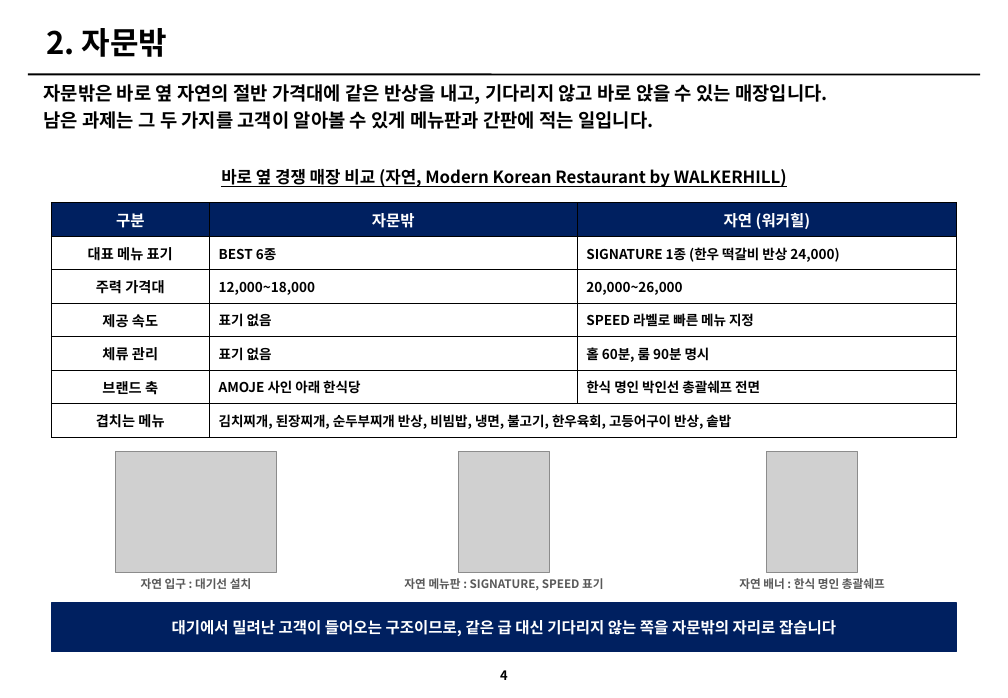
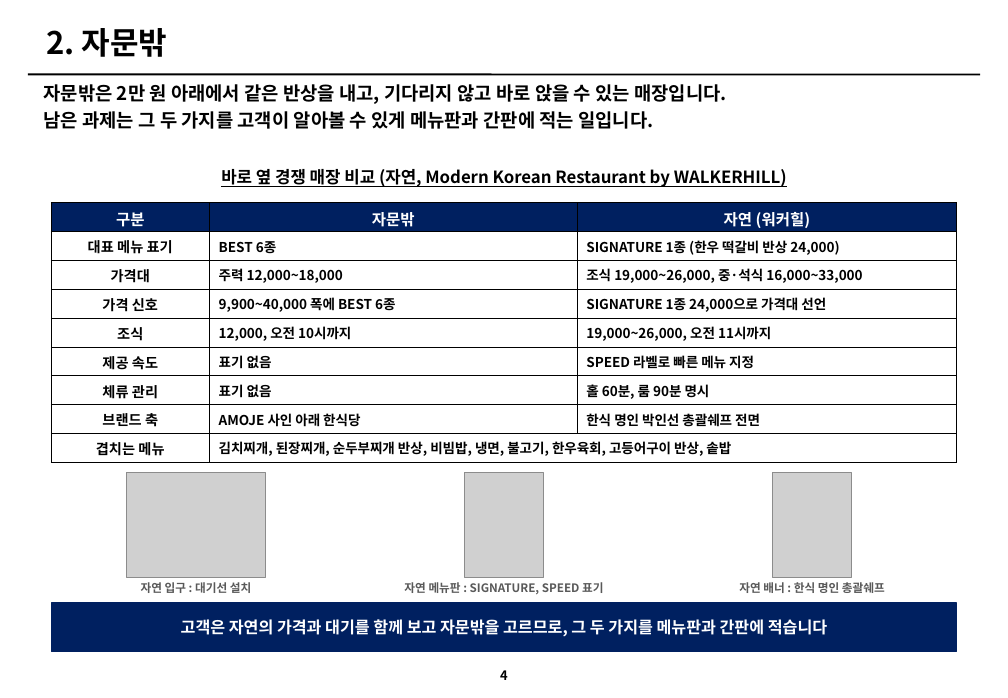
Before and after one commit to grandnim-wq/Claude, a slide deck: slide 4 of 아모제_3개브랜드_개선전략_v3.pptx. Drawn at 1008x698 pixels with LibreOffice and Linux fonts; fonts in the diff are those of the drawing; grey boxes stand for pictures. Boxes give left, top, right and bottom in pixels: in the first picture for what was removed or moved away, otherwise in the second. Text is boxed around its words. In the diff, an @@ line names an element or a change of style, - is before the commit and + after.

```diff
--- a/아모제_3개브랜드_개선전략_v3.pptx
+++ b/아모제_3개브랜드_개선전략_v3.pptx
@@ text at [44,84,726,104]: text changed @@
-자문밖은 바로 옆 자연의 절반 가격대에 같은 반상을 내고, 기다리지 않고 바로 앉을 수 있는 매장입니다.
+자문밖은 2만 원 아래에서 같은 반상을 내고, 기다리지 않고 바로 앉을 수 있는 매장입니다.
@@ table at [51,203,957,463] @@
-row 3: 주력 가격대 | 12,000~18,000 | 20,000~26,000
+row 3: 가격대 | 주력 12,000~18,000 | 조식 19,000~26,000, 중·석식 16,000~33,000
+row 4: 가격 신호 | 9,900~40,000 폭에 BEST 6종 | SIGNATURE 1종 24,000으로 가격대 선언
+row 5: 조식 | 12,000, 오전 10시까지 | 19,000~26,000, 오전 11시까지
@@ picture: place and size @@
-picture at [115,451,276,572]
+picture at [127,473,265,577]
@@ picture: place and size @@
-picture at [459,451,549,572]
+picture at [464,473,543,577]
@@ picture: place and size @@
-picture at [767,451,857,572]
+picture at [773,473,851,577]
@@ 3 texts: place and size @@
-3 texts at [141,578,885,590]
+3 texts at [141,582,885,594]
@@ text at [181,619,827,636]: text changed; size 12 to 12.5 pt @@
-대기에서 밀려난 고객이 들어오는 구조이므로, 같은 급 대신 기다리지 않는 쪽을 자문밖의 자리로 잡습니다
+고객은 자연의 가격과 대기를 함께 보고 자문밖을 고르므로, 그 두 가지를 메뉴판과 간판에 적습니다
```
Also in this commit, not shown: 16 other slides changed, 1 slide added, 4 other files.
